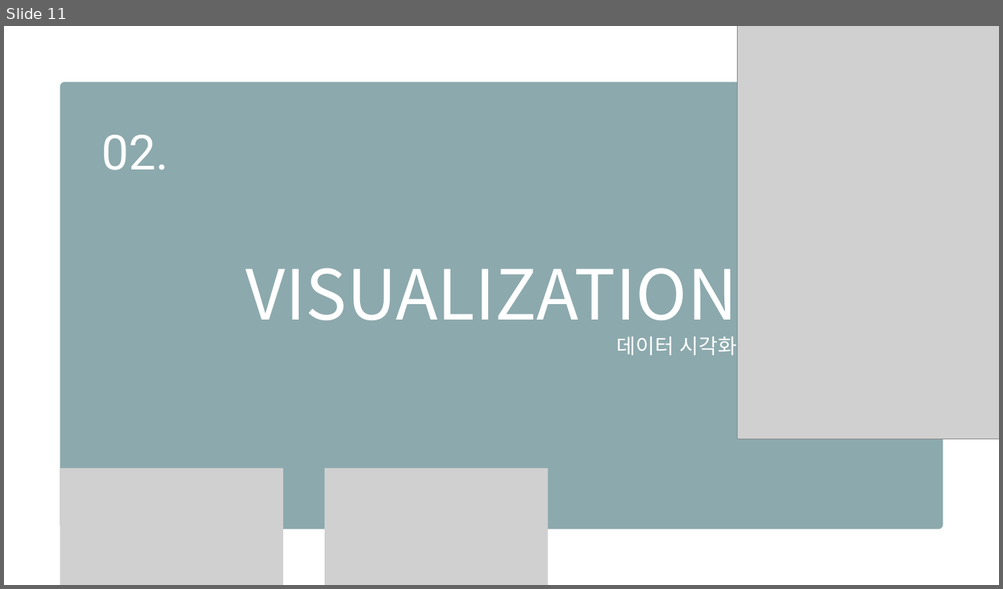
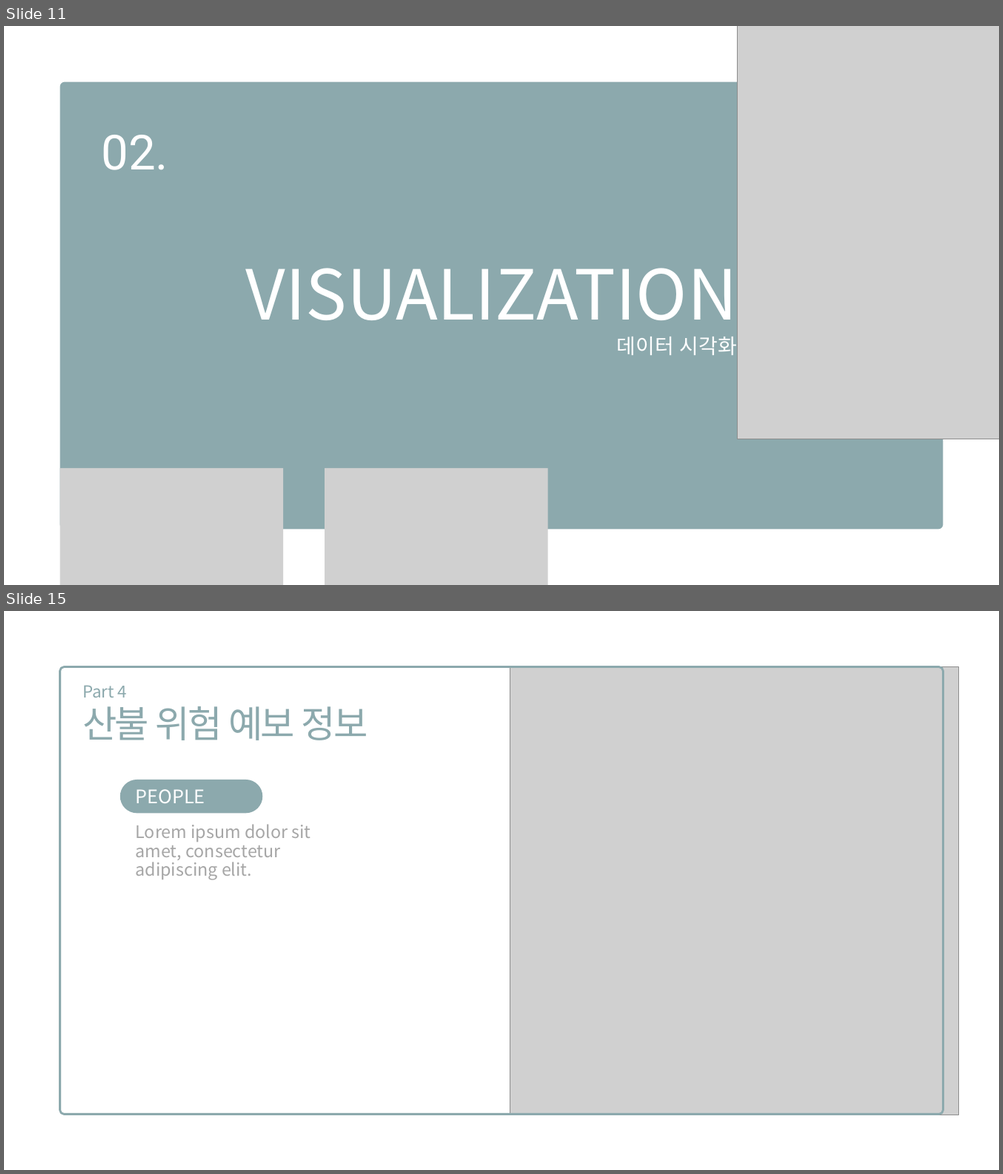
Before and after one commit to lessize/pythonstudy, a slide deck: climing/ppt/미니프로젝트1.pptx. Shown one above the other, each under a label of ours: slide 11 before the commit, slides 11 and 15 after it; the slides between them are not shown. The pictures are 1003x589 and 1003x1174 pixels, drawn with LibreOffice and Linux fonts; fonts in the diff are those of the drawing; grey boxes stand for pictures. Boxes give left, top, right and bottom in pixels: in the first picture for what was removed or moved away, otherwise in the second. Text is boxed around its words. In the diff, an @@ line names an element or a change of style, - is before the commit and + after.

```diff
--- a/climing/ppt/미니프로젝트1.pptx
+++ b/climing/ppt/미니프로젝트1.pptx
@@ slide 15 added at [4, 611, 999, 1170], background #FFFFFF @@
@@ freeform shape added at [60, 667, 942, 1115], outline #8CA9AD 3 pt @@
@@ picture added at [509, 667, 959, 1115] @@
@@ text added at [82, 685, 367, 741], 54 pt, text #8CA9AD @@
+Part 4
+산불 위험 예보 정보
@@ freeform shape added at [120, 780, 262, 813], fill #8CA9AD @@
@@ text added at [136, 789, 205, 803], 27 pt, text #FFFFFF @@
+PEOPLE
@@ text added at [136, 824, 311, 880], 25 pt, text #A6A6A6 @@
+Lorem ipsum dolor sit amet, consectetur adipiscing elit.
```
Also in this commit, not shown: 2 slides changed, 4 other slides added, 36 other files.
